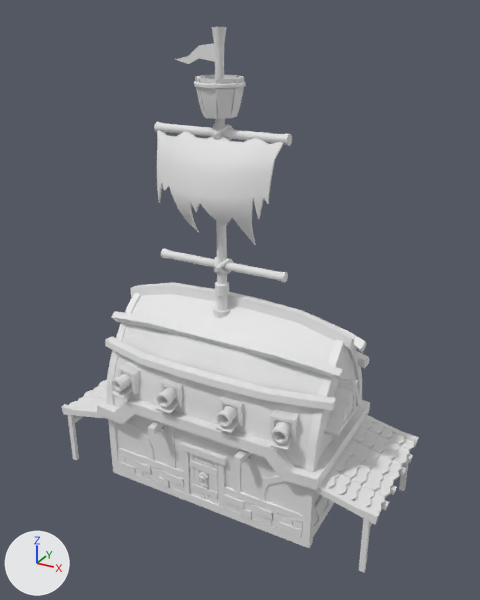
Renders of the glTF model src/assets/glb/kits/pirate/environment/House3.glb from each side of a commit.
One viewpoint serves both versions: a 50 mm camera at (686.0, -1217.0, 1098.0) aimed at (21.0, -8.0, 494.0). Lighting does not change. The marker at lower left points along +X, +Y and +Z. The first picture is the older version. Where no turn or scale is listed for an object, it has been applied to the vertices.

Names of what the first picture shows: 'Environment_House3'.
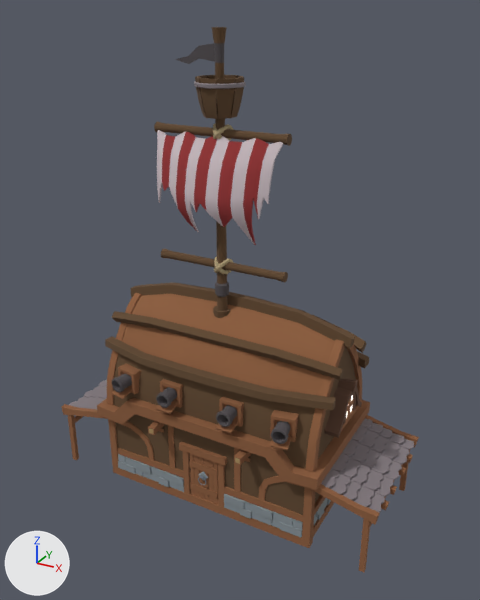
The newer file is also rescaled (x0.01) as a whole; pictures and numbers use the older file's frame.

What differs and where, as boxes (x1, y1, x2, y2) in the pictures (480 x 600 px):
'Environment_House3', surface changed (white to brown)
    both: (61, 27, 419, 572)

What changed in the scene script:
```text
Add img_atlas_pirate:
    img_atlas_pirate = load_image('Atlas_Pirate', '_unpacked/Atlas_Pirate', 32, 32, 'sRGB')
Change mat_atlas:
    where n0 = _N.new('ShaderNodeBsdfPrincipled'); n0.name = 'Principled BSDF'
    n0.inputs[2].default_value: 0.553 -> 1.0  # 'Roughness'
    where n2 = _N.new('ShaderNodeMix'); n2.name = 'Mix'
    remove n2.inputs[7].default_value = (0.8, 0.8, 0.8, 1.0)  # 'B', white #e7e7e7
    add n4 = _N.new('ShaderNodeTexImage'); n4.name = 'Image Texture'
    add n4.image = img_atlas_pirate
    where n3 = _N.new('ShaderNodeVertexColor'); n3.name = 'Color Attribute'
    remove _L.new(n3.outputs[0], n2.inputs[6])  # 'Color' to 'A'
    add _L.new(n3.outputs[0], n2.inputs[7])  # 'Color' to 'B'
    add _L.new(n4.outputs[0], n2.inputs[6])  # 'Color' to 'A'
```
